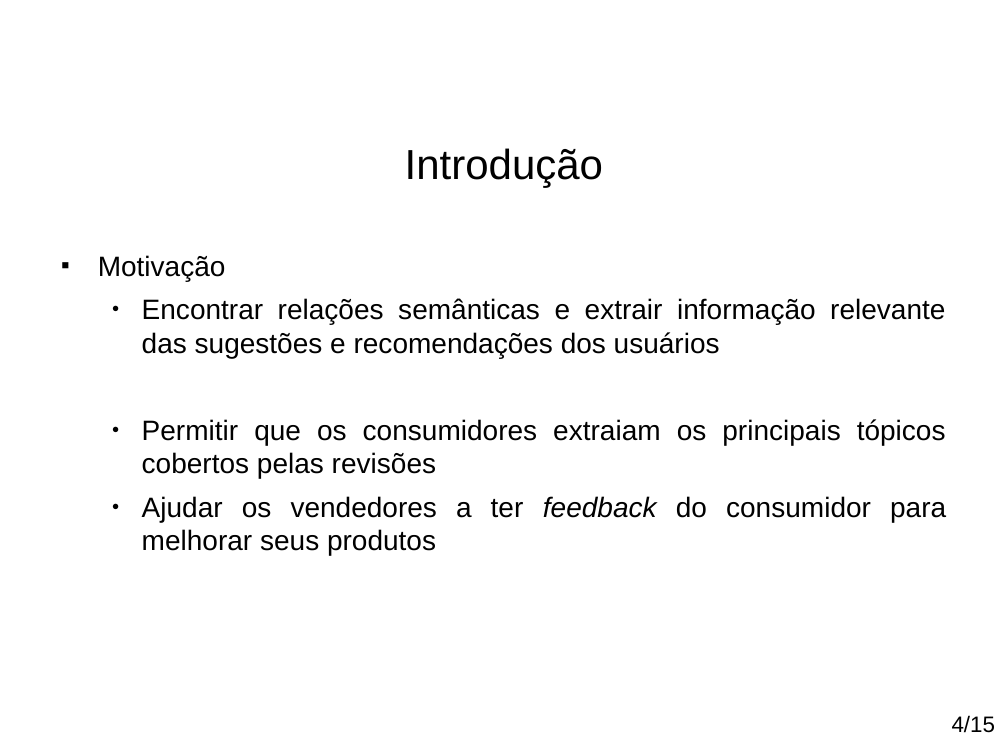
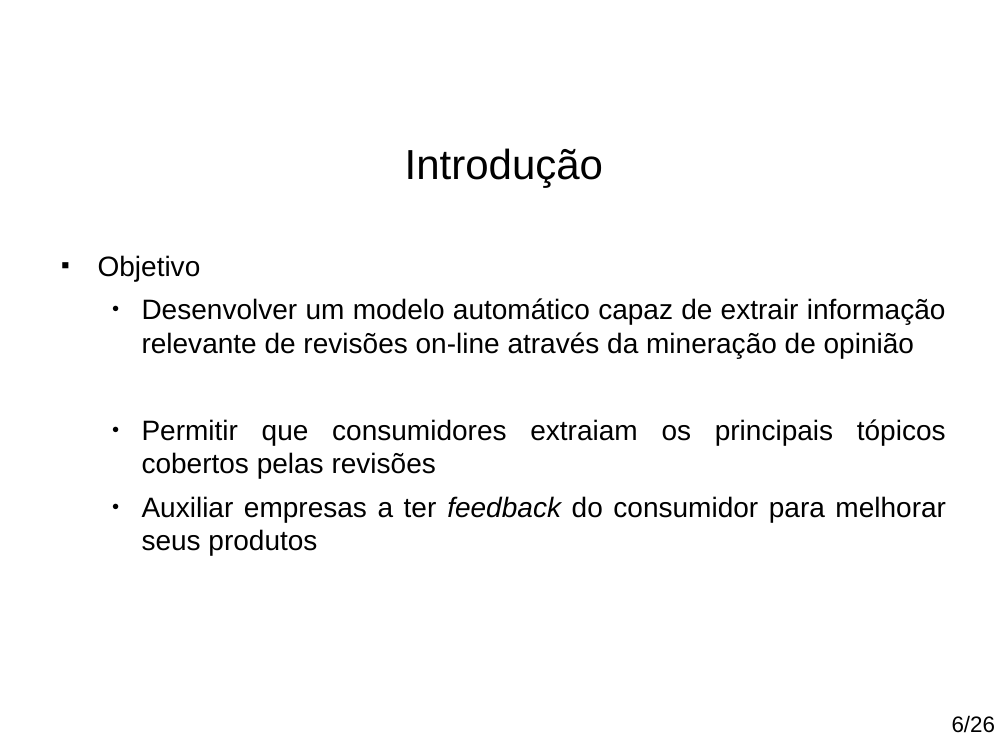
Before and after one commit to paulohq/apresentacao-NLP, a slide deck: slide 7 of apresentacao-mineracao-de-sugestoes.ppt (slide 5 before the commit). Drawn at 1008x756 pixels with LibreOffice and Linux fonts; fonts in the diff are those of the drawing; background and template pictures are left out. Boxes give left, top, right and bottom in pixels: in the first picture for what was removed or moved away, otherwise in the second. Text is boxed around its words. In the diff, an @@ line names an element or a change of style, - is before the commit and + after.

Commit message:
Finalização para primeira apresentação.

```diff
--- a/apresentacao-mineracao-de-sugestoes.ppt
+++ b/apresentacao-mineracao-de-sugestoes.ppt
@@ text at [98,255,946,555]: text changed @@
-■ Motivação
-  ● Encontrar relações semânticas e extrair informação relevante das sugestões e recomendações dos usuários
-  ● Permitir que os consumidores extraiam os principais tópicos cobertos pelas revisões
-  ● Ajudar os vendedores a ter feedback do consumidor para melhorar seus produtos
+■ Objetivo
+  ● Desenvolver um modelo automático capaz de extrair informação relevante de revisões on-line através da mineração de opinião
+  ● Permitir que consumidores extraiam os principais tópicos cobertos pelas revisões
+  ● Auxiliar empresas a ter feedback do consumidor para melhorar seus produtos
@@ text at [952,715,995,733]: text changed @@
-4/15
+6/26
```
Also in this commit, not shown: 19 other slides changed, 6 slides added, 3 slides removed, 4 other files.
